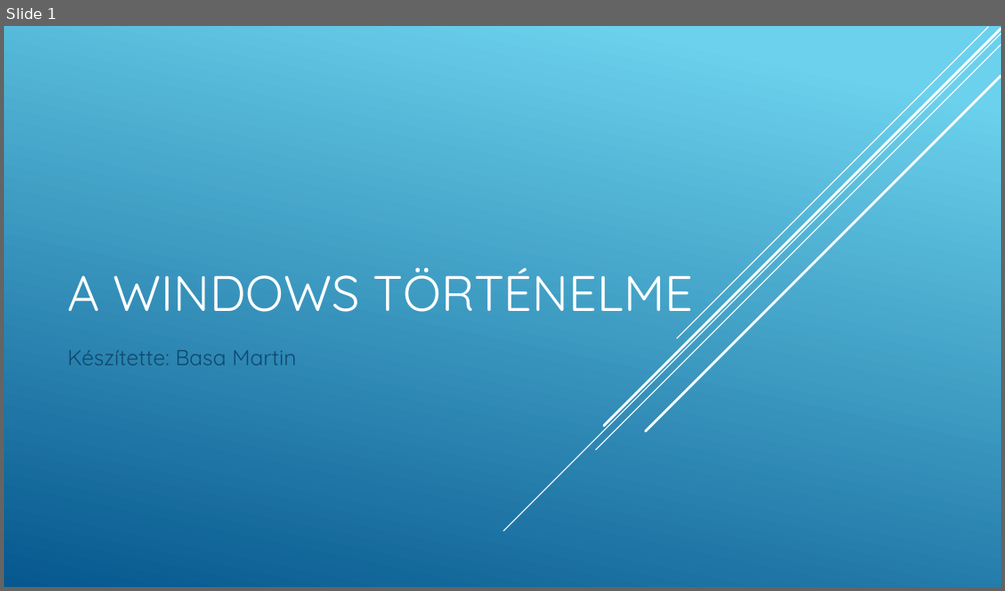
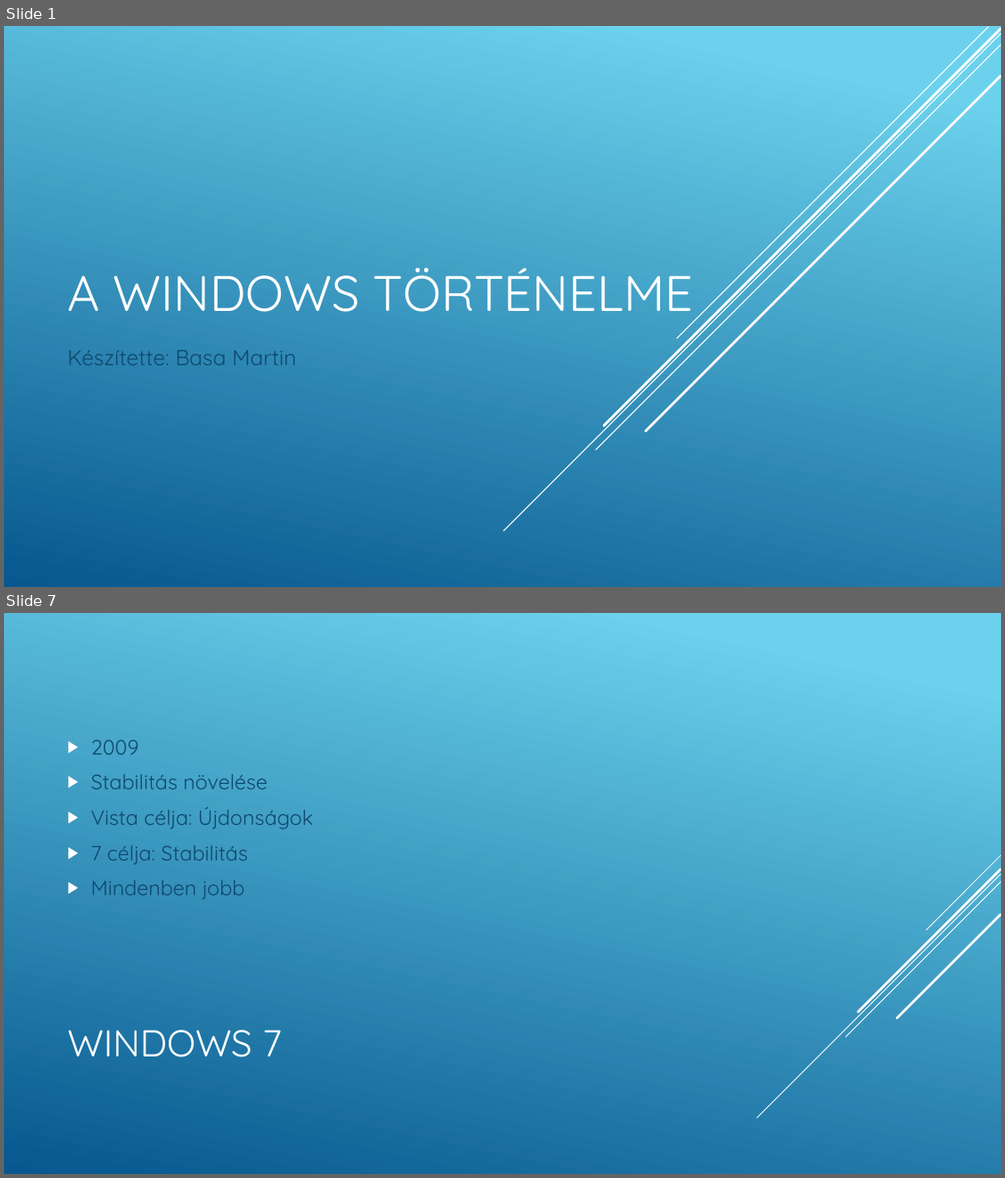
Before and after one commit to Martinanevem/ppt, a slide deck: A Windows történelme.pptx. Shown one above the other, each under a label of ours: slide 1 before the commit, slides 1 and 7 after it; the slides between them are not shown. The pictures are 1005x591 and 1005x1178 pixels, drawn with LibreOffice and Linux fonts; fonts in the diff are those of the drawing. Boxes give left, top, right and bottom in pixels: in the first picture for what was removed or moved away, otherwise in the second. Text is boxed around its words. In the diff, an @@ line names an element or a change of style, - is before the commit and + after.

```diff
--- a/A Windows történelme.pptx
+++ b/A Windows történelme.pptx
@@ slide 7 added at [4, 613, 1001, 1174], background gradient #6ED2EB to #06588E @@
@@ text added at [91, 739, 313, 900], 20 pt, text #0F496F @@
+▶ 2009
+▶ Stabilitás növelése
+▶ Vista célja: Újdonságok
+▶ 7 célja: Stabilitás
+▶ Mindenben jobb
@@ group added at [757, 855, 1001, 1118]: 5 lines @@
@@ title added at [67, 1030, 282, 1057], 36 pt, text #FFFFFF @@
+WINDOWS 7
```
Also in this commit, not shown: 1 slide changed, 7 other slides added, 2 slides removed.
